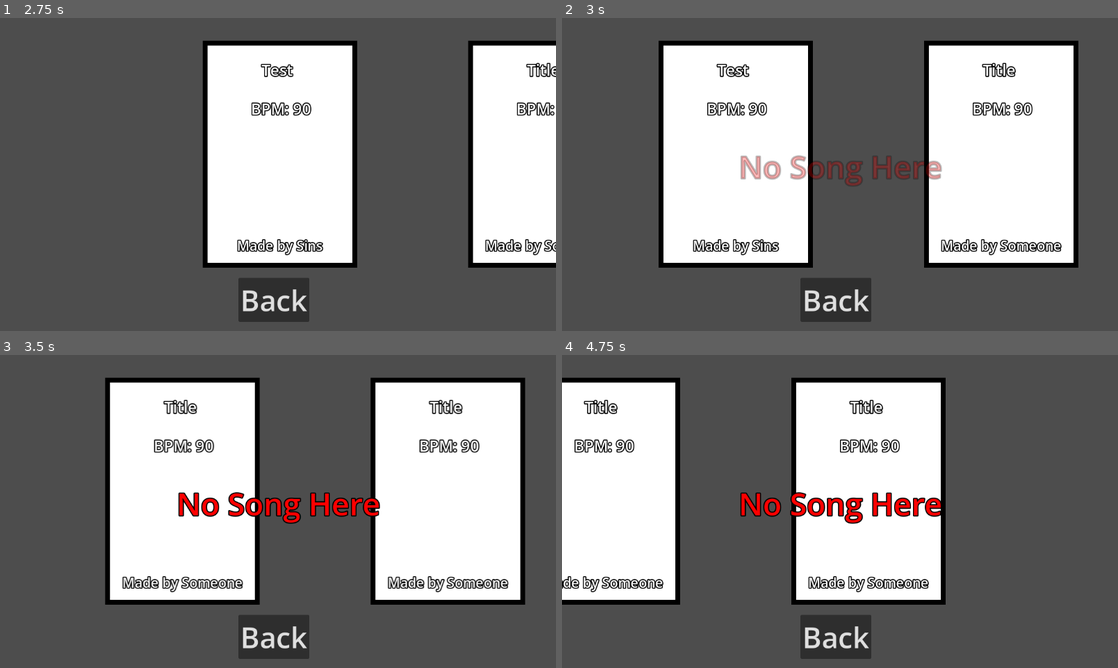
Above: before the commit, frames 1-4 (two rows, left to right).
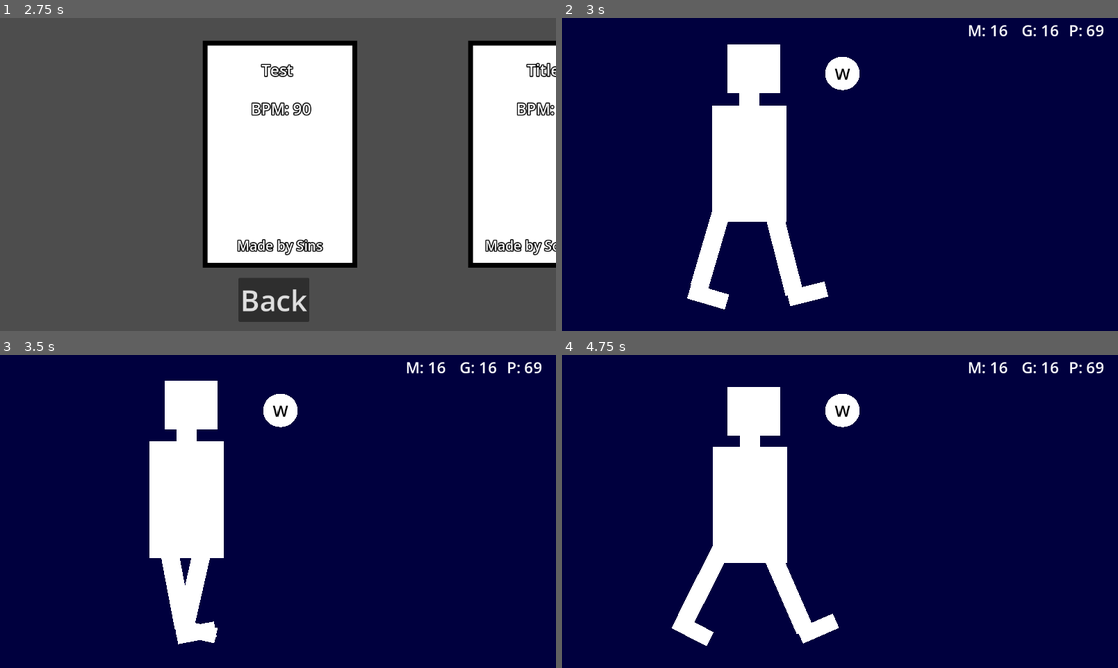
Above: after the commit, the same moments.

Repository: kolskullkid27/Rhythm-Jam-26
Game: Godot game, scene res://Scenes/Menus/main_menu.tscn
Same seed, same stepped clock (60 frames per second), same inputs: the game is played once before the commit and once after it. Sound files missing from this copy of the repository are replaced by a short silence.
Inputs (mouse positions are in pixels of both pictures, inside the frame that each line leads up to):
- Up to frame 1 (2.75 s): click "Play" at 0.5 s; click "Back" at 1.25 s; click "Play" at 2 s
- Up to frame 2 (3 s): tap Enter at 2.75 s; move the mouse to (962, 158) at 2.77 s; hold D (right) from 2.78 s (still down); tap Space (space) at 2.85 s
- Up to frame 3 (3.5 s): keep holding D (right)
- Up to frame 4 (4.75 s): move the mouse to (728, 527) at 3.52 s; release D (right) at 3.53 s; hold S (down) 3.53-4.28 s; tap Shift (sprint) at 3.6 s; move the mouse to (895, 442) at 4.27 s; hold D (right) from 4.28 s (still down); tap Space (space) at 4.35 s

Frame 1 is identical in both runs. In frame 2, 93% of the frame differs, in the area x 0-100%, y 0-100%; in frame 3, 94%; in frame 4, 100%.

Commit message:
long note

Diff:
--- a/Rhythm game/Scenes/Levels/Level1.tscn
+++ b/Rhythm game/Scenes/Levels/Level1.tscn
@@ -366,7 +366,7 @@
 height = 69.109
 
 [sub_resource type="CircleShape2D" id="CircleShape2D_riv1q"]
-radius = 38.118237
+radius = 51.009804
 
 [sub_resource type="LabelSettings" id="LabelSettings_36ke7"]
 font_size = 32
@@ -876,6 +876,7 @@
 [node name="Area2D" type="Area2D" parent="2DSection/CanvasLayer/WKey" unique_id=1407288379]
 
 [node name="CollisionShape2D" type="CollisionShape2D" parent="2DSection/CanvasLayer/WKey/Area2D" unique_id=1438863076]
+position = Vector2(-13, 0)
 shape = SubResource("CircleShape2D_riv1q")
 
 [node name="Label" type="Label" parent="2DSection/CanvasLayer/WKey" unique_id=1752596546]
@@ -910,6 +911,10 @@
 text = "P: 69"
 label_settings = SubResource("LabelSettings_4d3fe")
 
+[node name="Timer" type="Timer" parent="2DSection" unique_id=2141983198]
+wait_time = 0.02
+autostart = true
+
 [node name="3DSection" type="Node3D" parent="." unique_id=1402797481]
 
 [node name="Body" type="Node3D" parent="3DSection" unique_id=1042965553]
@@ -930,7 +935,7 @@
 skeleton = NodePath("../../../PivotPoint/Camera3D")
 
 [node name="RLeg" type="MeshInstance3D" parent="3DSection/Body" unique_id=2025966213]
-transform = Transform3D(0.20462573, -0.007201173, 0.0028631692, 0.0030066154, 0.49638927, -0.0018637333, -0.0034058804, 0.0055510444, 0.17037432, -0.522346, -0.3541923, -0.03931567)
+transform = Transform3D(0.20462573, -0.007201174, 0.0028631692, 0.0030066154, 0.49638933, -0.0018637333, -0.0034058804, 0.005551045, 0.17037432, -0.522346, -0.3541923, -0.03931567)
 mesh = SubResource("BoxMesh_kri6y")
 skeleton = NodePath("../../PivotPoint/Camera3D")
 
@@ -940,7 +945,7 @@
 skeleton = NodePath("../../../PivotPoint/Camera3D")
 
 [node name="LLeg" type="MeshInstance3D" parent="3DSection/Body" unique_id=1578247373]
-transform = Transform3D(0.20462576, -0.0072011743, 0.0028631694, 0.003006616, 0.49638936, -0.0018637335, -0.0034058809, 0.0055510453, 0.17037433, -0.522346, -0.3541923, -0.27526206)
+transform = Transform3D(0.20462576, -0.0072011747, 0.0028631694, 0.003006616, 0.49638942, -0.0018637335, -0.0034058809, 0.0055510458, 0.17037433, -0.522346, -0.3541923, -0.27526206)
 mesh = SubResource("BoxMesh_kri6y")
 skeleton = NodePath("../../PivotPoint/Camera3D")
 
@@ -986,3 +991,5 @@
 
 [node name="Camera3D" type="Camera3D" parent="3DSection/PivotPoint" unique_id=1264332772]
 transform = Transform3D(1, 0, 0, 0, 1, 0, 0, 0, 1, 0, 0, 1.2951316)
+
+[connection signal="timeout" from="2DSection/Timer" to="2DSection" method="_on_timer_timeout"]
--- a/Rhythm game/Scripts/Entities/2d_level_1.gd
+++ b/Rhythm game/Scripts/Entities/2d_level_1.gd
@@ -13,6 +13,7 @@
 var song = "res://Scripts/SongData/test_song.txt"
 var song_file = FileAccess.open(song, FileAccess.READ)
 var song_text
+var end_time = 0
 
 func _ready() -> void:
 	# Gets the first line in the text file
@@ -34,12 +35,17 @@
 		get_tree().change_scene_to_file("res://Scenes/Menus/main_menu.tscn")
 		ended = true
 
+
+
 func spawn_note():
 	# Spawns the type of note
 	var music_note_instantiate = music_note.instantiate()
 	if song_text[0] == "w":
 		music_note_instantiate.global_position = Vector2(1200, 115)
-
+	elif song_text[0] == "l":
+		music_note_instantiate.global_position = Vector2(1200, 115)
+		song_text = song_file.get_line()
+		end_time = float(song_text.substr(3, 10))
 	# The other keys, Diabled for now
 	#elif song_text[0] == "a":
 		#music_note_instantiate.global_position = Vector2(1200, 225)
@@ -49,3 +55,12 @@
 		#music_note_instantiate.global_position = Vector2(1200, 440)
 
 	canvas_layer.add_child(music_note_instantiate)
+
+
+
+func _on_timer_timeout() -> void:
+	if end_time > audio_stream_player.get_playback_position():
+		var music_note_instantiate = music_note.instantiate()
+		music_note_instantiate.global_position = Vector2(1200, 115)
+		music_note_instantiate.long_note = true
+		canvas_layer.add_child(music_note_instantiate)
--- a/Rhythm game/Scripts/Entities/music_node.gd
+++ b/Rhythm game/Scripts/Entities/music_node.gd
@@ -1,6 +1,8 @@
 extends MeshInstance2D
 
 @onready var cpu_particles_2d: CPUParticles2D = $CPUParticles2D
+
+@export var long_note = false
 
 const SPEED = 1000
 
--- a/Rhythm game/Scripts/Entities/note_trigger.gd
+++ b/Rhythm game/Scripts/Entities/note_trigger.gd
@@ -6,10 +6,20 @@
 
 
 func _process(_delta: float) -> void:
+
+	pass
+
+
+func _unhandled_input(event: InputEvent) -> void:
 	# Shows if music note collides with this and triggers remove on the note
 	var note = area_2d.get_overlapping_areas()
+	if event.is_pressed():
+		if note.size() >= 1:
+			if note[0].get_parent().long_note == true:
+				var i = 0
 
-	if Input.is_anything_pressed():
-		if note.size() >= 1:
-			print(note[0])
-			note[0].get_parent().remove()
+				while i < note.size():
+					note[i].get_parent().remove()
+					i += 1
+			elif note[0].get_parent().long_note == false and not event.is_echo():
+				note[0].get_parent().remove()
--- a/Rhythm game/Scripts/Menus/level_options.gd
+++ b/Rhythm game/Scripts/Menus/level_options.gd
@@ -14,6 +14,3 @@
 	title_label.text = title
 	bpm_label.text = "BPM: " + Bpm
 	credit_label.text = "Made by " + credit
-
-func _process(_delta: float) -> void:
-	pass
--- a/Rhythm game/project.godot
+++ b/Rhythm game/project.godot
@@ -72,6 +72,7 @@
 space={
 "deadzone": 0.5,
 "events": [Object(InputEventKey,"resource_local_to_scene":false,"resource_name":"","device":-1,"window_id":0,"alt_press …(191 unchanged characters)…
+, Object(InputEventKey,"resource_local_to_scene":false,"resource_name":"","device":-1,"window_id":0,"alt_pressed":false,"shift_pressed":false,"ctrl_pressed":false,"meta_pressed":false,"pressed":false,"keycode":0,"physical_keycode":4194309,"key_label":0,"unicode":0,"location":0,"echo":false,"script":null)
 ]
 }
 sprint={
Not shown, changed: Rhythm game/Scripts/SongData/test_song.txt
